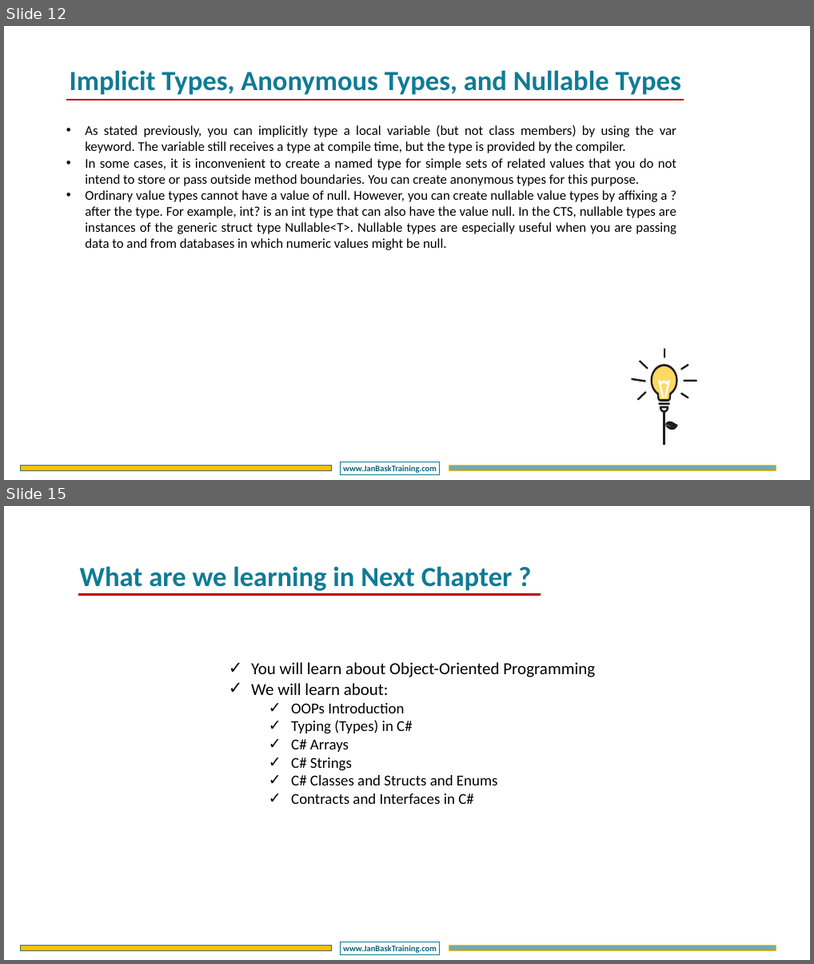
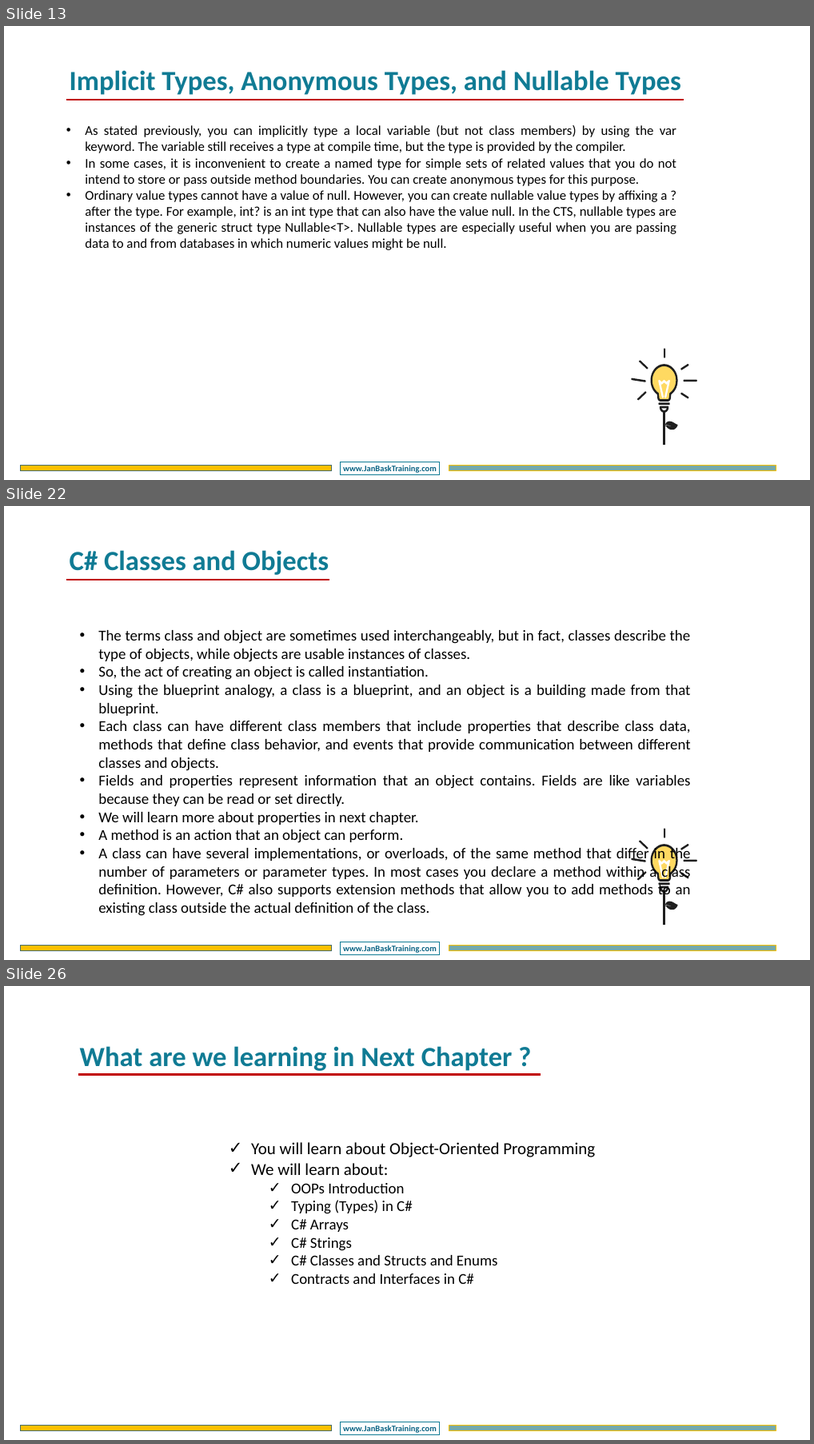
Before and after one commit to DotNetTraining/DotNetEssentials, a slide deck: slides/OOPC/OOPC - Chapter2.pptx. Shown one above the other, each under a label of ours: slides 12 and 15 before the commit, slides 13, 22 and 26 after it; the slides between them are not shown. The pictures are 814x964 and 814x1444 pixels, drawn with LibreOffice and Linux fonts; fonts in the diff are those of the drawing; background and template pictures are left out. Boxes give left, top, right and bottom in pixels: in the first picture for what was removed or moved away, otherwise in the second. Text is boxed around its words. In the diff, an @@ line names an element or a change of style, - is before the commit and + after.

Commit message:
Finished Chapter2 Code Examples

```diff
--- a/slides/OOPC/OOPC - Chapter2.pptx
+++ b/slides/OOPC/OOPC - Chapter2.pptx
@@ slide 22 added at [4,506,810,960], background #FFFFFF; not listed: 3 template elements that a slide beside it also shows @@
@@ text added at [70,550,330,575], 66 pt, text #107B94, bold @@
+C# Classes and Objects
@@ line added from (66, 580) to (330, 580), #C00000 4.5 pt @@
@@ text added at [98,630,691,916], 36 pt, text #000000 @@
+• The terms class and object are sometimes used interchangeably, but in fact, classes describe the type of objects, while objects are usable instances of classes.
+• So, the act of creating an object is called instantiation.
+• Using the blueprint analogy, a class is a blueprint, and an object is a building made from that blueprint.
+• Each class can have different class members that include properties that describe class data, methods that define class behavior, and events that provide communication between different classes and objects.
+• Fields and properties represent information that an object contains. Fields are like variables because they can be read or set directly.
+• We will learn more about properties in next chapter.
+• A method is an action that an object can perform.
+• A class can have several implementations, or overloads, of the same method that differ in the number of parameters or parameter types. In most cases you declare a method within a class definition. However, C# also supports extension methods that allow you to add methods to an existing class outside the actual definition of the class.
@@ group added at [631,828,698,924]: 13 freeform shapes, 1 line @@
@@ what was slide 12 is now slide 13 @@
@@ what was slide 15 is now slide 26 @@
```
Also in this commit, not shown: 2 slides changed, 10 other slides added, 9 other files.
